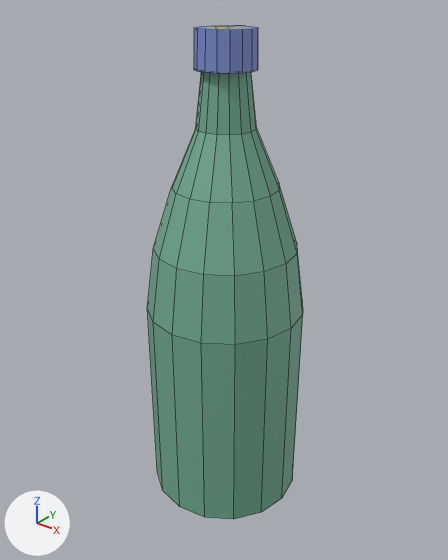
What one commit did to the Blender file assets/bottle.blend.
Camera for both pictures: a 50 mm camera at (0.219, -0.276, 0.173) aimed at (-0.001, 0.0, 0.002). Arrows for +X, +Y and +Z are at lower left; the lights stay in place. Mesh edges are drawn as thin lines.

Before the edit, the objects in view are built like this:
```python
me_cylinder_009 = bpy.data.meshes.new('Cylinder.009')
me_cylinder_009.from_pydata(...)  # 128 vertices, 114 faces; spans x -0.05..0.05, y -0.05..0.05, z -0.15..0.15
me_cylinder_009.materials.append(mat_material)  # picture img_bottle_png
ob_bottle = bpy.data.objects.new('Bottle', me_cylinder_009)
ob_bottle.location = (0.0, 0.0, 0.0)
```
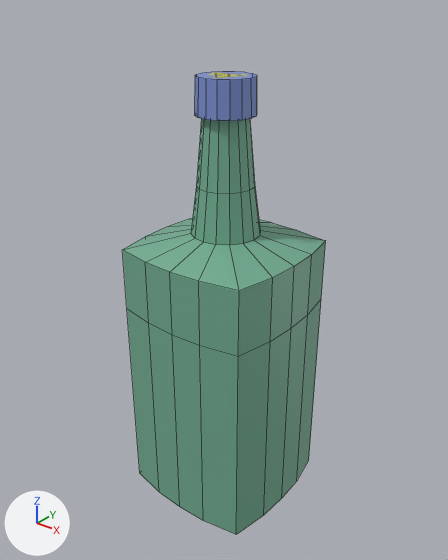
Pixel boxes [x1, y1, x2, y2] of what changed, in the pictures (448 x 560 px):
'Bottle', reshaped (29% wider, 6% shorter): before [147, 26, 303, 519]; after [123, 71, 325, 534]

What the commit changed:
me_cylinder_009 is used by ob_bottle; location (0.0, 0.0, 0.0).
me_cylinder_009 had 128 vertices, 114 faces and spanned x -0.05..0.05, y -0.05..0.05, z -0.15..0.15.
me_cylinder_009 now has 128 vertices, 114 faces and spans x -0.05..0.05, y -0.05..0.05, z -0.15..0.126.
me_cylinder_009 part 1: 120 of 128 vertices moved; they spanned x -0.046..0.046, y -0.046..0.046, z -0.15..0.15 and now span x -0.05..0.05, y -0.05..0.05, z -0.15..0.126; mean shift (0.0, 0.0, -0.018); largest move (0.007, 0.016, 0.097) -> (0.007, 0.016, 0.064).
